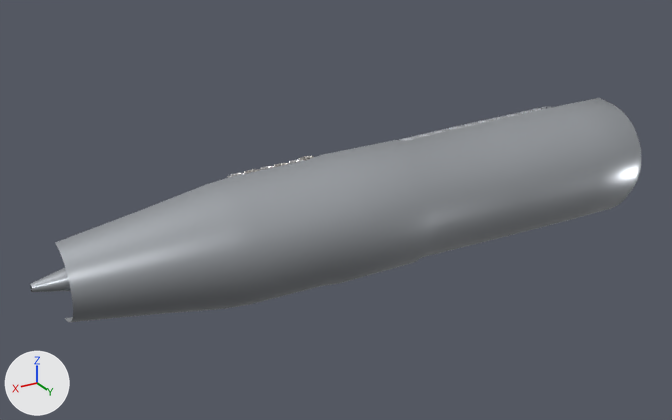
Before and after pictures for a commit that changed the Blender file blender/jet_engine_turbojet.blend.
The view is the same before and after, from a 50 mm camera at (6.64, 6.04, 3.07) aimed at (2.95, -0.12, -0.01). Arrows for +X, +Y and +Z are at lower left; the lights stay in place. The older version comes first.

In view in the first picture: 'TJ_Casing', 'TJ_TailCone' and 3 more.
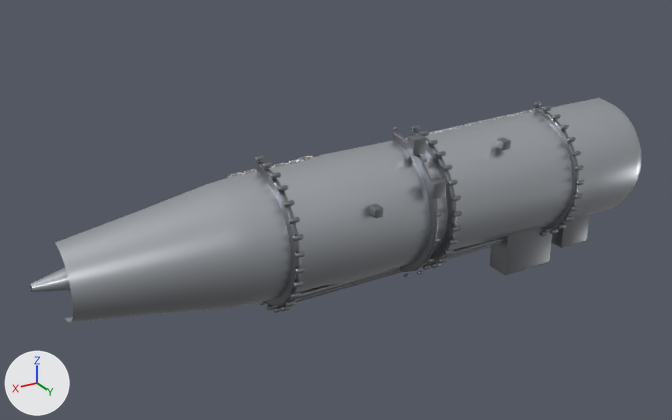
What changed in the scene script:
```text
Add mat_m_detail:
    mat_m_detail = principled_material('M_Detail')
    mat_m_detail.base_color = (0.27, 0.28, 0.3)  # grey #8e9095
    mat_m_detail.metallic = 1.0
    mat_m_detail.roughness = 0.42
Add me_engine_detail:
    me_engine_detail.from_pydata(...)  # 2432 vertices, 1344 faces; spans x 0.28..3.74, y 0.0..0.65, z -0.91..0.67
    me_engine_detail.polygons.foreach_set('use_smooth', [True] * 1344)
    me_engine_detail.materials.append(mat_m_detail)  # grey #8e9095
Change ob_tj_casing:
    add _m = ob_tj_casing.modifiers.new('WN', 'WEIGHTED_NORMAL')
    add _m.keep_sharp = True
    add _m = ob_tj_casing.modifiers.new('Bevel', 'BEVEL')
    add _m.width = 0.012
    add _m.width_pct = 0.012
    add _m.segments = 2
    add _m.angle_limit = 0.698
    add _m.harden_normals = True
Add ob_engine_detail:
    ob_engine_detail = bpy.data.objects.new('Engine_Detail', me_engine_detail)
    ob_engine_detail.location = (0.0, 0.0, 0.0)
    _m = ob_engine_detail.modifiers.new('WN', 'WEIGHTED_NORMAL')
    _m.keep_sharp = True
    _m = ob_engine_detail.modifiers.new('Bevel', 'BEVEL')
    _m.width = 0.0104
    _m.width_pct = 0.0104
    _m.segments = 2
    _m.angle_limit = 0.698
    _m.harden_normals = True
```

Pixel boxes [x1, y1, x2, y2] of what changed, in the pictures (672 x 420 px):
'Engine_Detail', added: after [255, 101, 590, 313]
